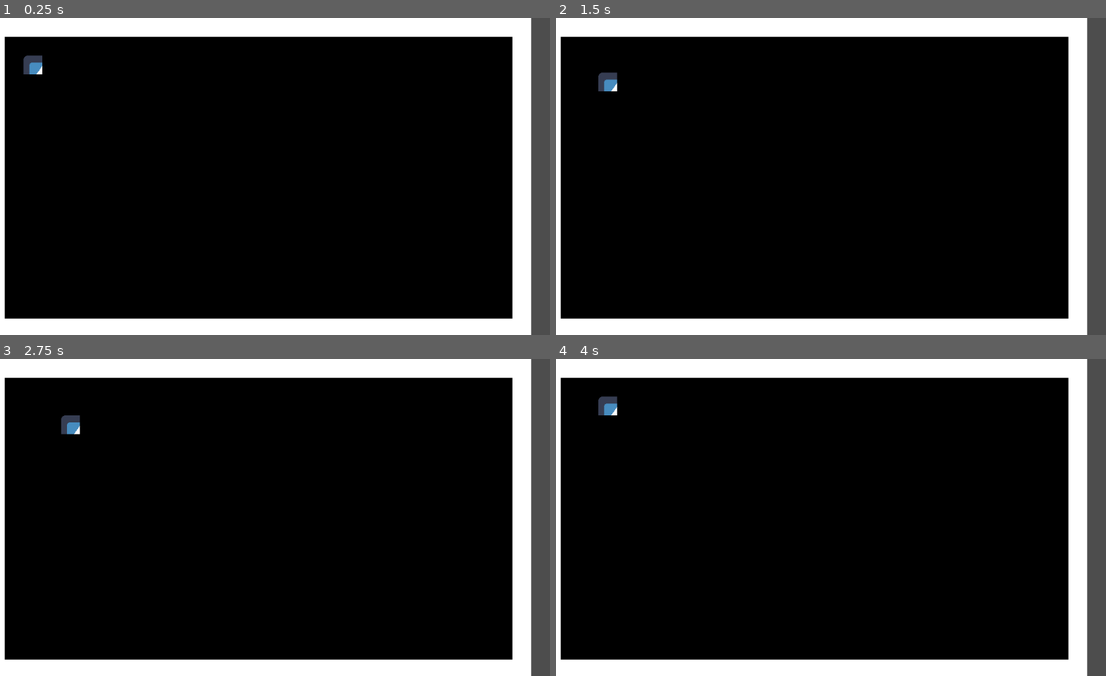
Above: before the commit, frames 1-4 (two rows, left to right).
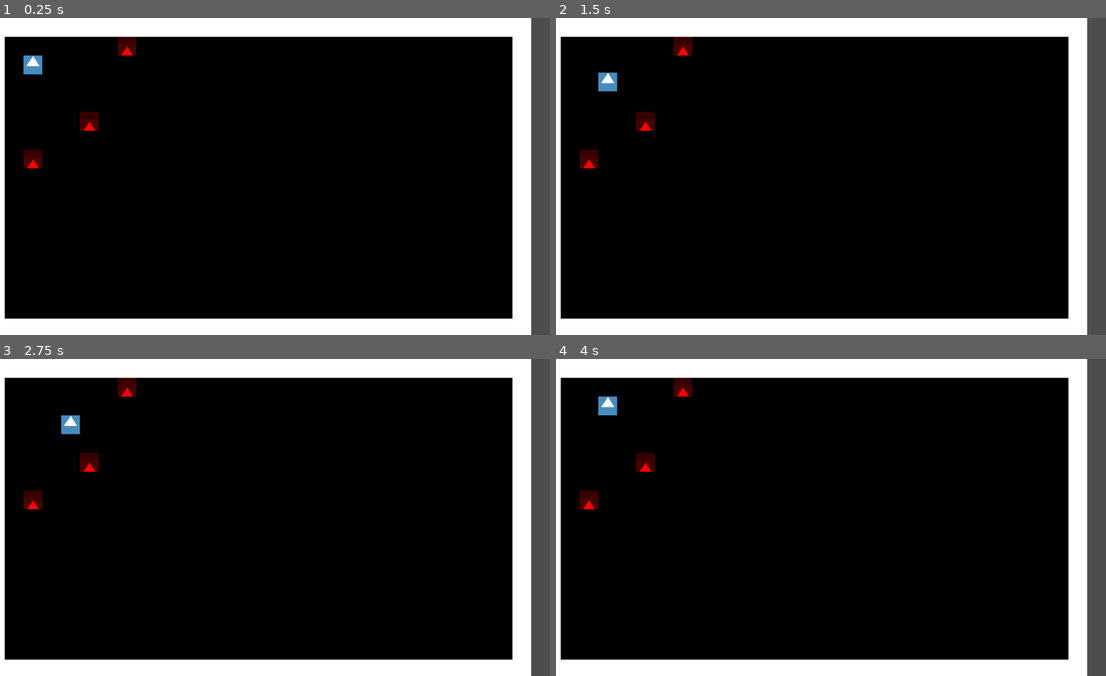
Above: after the commit, the same moments.

Repository: deengames-prototypes/roguelike-base
Game: Godot game, scene res://contexts/core/scenes/CoreGameScene.tscn
The game is run twice, just before and just after one commit, with the same random seed, the same clock (stepped at 60 frames per second) and the same inputs. The engine's default icon, where the game draws it, is replaced by a stand-in: a white triangle on a blue panel in a dark square.
Inputs:
- Up to frame 1 (0.25 s): no input
- Up to frame 2 (1.5 s): tap Enter at 0.5 s; hold Right (ui_right) 0.53-1.28 s; tap Space at 1.25 s; hold Down (ui_down) from 1.28 s (still down)
- Up to frame 3 (2.75 s): tap Enter at 2 s; release Down (ui_down) at 2.03 s; hold Right (ui_right) from 2.03 s (still down)
- Up to frame 4 (4 s): tap Space at 2.75 s; release Right (ui_right) at 2.78 s; hold Up (ui_up) 2.78-3.53 s; tap Enter at 3.5 s; hold Left (ui_left) from 3.53 s (still down)

The runs differ from the first frame. In frame 1, 0.8% of the frame differs, in the area x 4-25%, y 6-48%; in frame 2, 0.8%; in frame 3, 0.8%; in frame 4, 0.8%.

Commit message:
Monster scene. Does nothing.

Diff:
--- a/source/contexts/core/scenes/CoreGameScene.tscn
+++ b/source/contexts/core/scenes/CoreGameScene.tscn
@@ -1,8 +1,9 @@
-[gd_scene load_steps=6 format=3 uid="uid://bbienee4el2ha"]
+[gd_scene load_steps=7 format=3 uid="uid://bbienee4el2ha"]
 
 [ext_resource type="Script" path="res://contexts/core/scenes/CoreGameScene.gd" id="1_0bmof"]
 [ext_resource type="Texture2D" uid="uid://b8fmrj8yxlggp" path="res://assets/images/tilesets/prototype.png" id="1_3swem"]
 [ext_resource type="PackedScene" uid="uid://dqf0dw7yhddst" path="res://contexts/core/scenes/entities/Player.tscn" id="3_8hkbo"]
+[ext_resource type="PackedScene" uid="uid://u23i4xaa74q5" path="res://contexts/core/scenes/entities/Monster.tscn" id="4_vk0oa"]
 
 [sub_resource type="TileSetAtlasSource" id="TileSetAtlasSource_bwpdi"]
 texture = ExtResource("1_3swem")
@@ -33,3 +34,12 @@
 
 [node name="Player" parent="." instance=ExtResource("3_8hkbo")]
 position = Vector2(64, 64)
+
+[node name="Monster" parent="." instance=ExtResource("4_vk0oa")]
+position = Vector2(224, 32)
+
+[node name="Monster2" parent="." instance=ExtResource("4_vk0oa")]
+position = Vector2(64, 224)
+
+[node name="Monster3" parent="." instance=ExtResource("4_vk0oa")]
+position = Vector2(160, 160)
--- /dev/null
+++ b/source/contexts/core/scenes/entities/Monster.tscn
@@ -0,0 +1,19 @@
+[gd_scene load_steps=3 format=3 uid="uid://u23i4xaa74q5"]
+
+[ext_resource type="Texture2D" uid="uid://bmm16sxc4md27" path="res://icon.png" id="1_vkbqt"]
+
+[sub_resource type="RectangleShape2D" id="RectangleShape2D_0rhk3"]
+size = Vector2(32, 32)
+
+[node name="Monster" type="Area2D"]
+
+[node name="CollisionShape2D" type="CollisionShape2D" parent="."]
+position = Vector2(16, 16)
+shape = SubResource("RectangleShape2D_0rhk3")
+
+[node name="Sprite2D" type="Sprite2D" parent="."]
+self_modulate = Color(1, 0, 0, 1)
+texture = ExtResource("1_vkbqt")
+centered = false
+region_enabled = true
+region_rect = Rect2(16, 0, 32, 32)
--- a/source/contexts/core/scenes/entities/Player.tscn
+++ b/source/contexts/core/scenes/entities/Player.tscn
@@ -13,7 +13,7 @@
 texture = ExtResource("1_ehbro")
 centered = false
 region_enabled = true
-region_rect = Rect2(0, 0, 32, 32)
+region_rect = Rect2(16, 16, 32, 32)
 
 [node name="CollisionShape2D" type="CollisionShape2D" parent="."]
 position = Vector2(16, 16)
